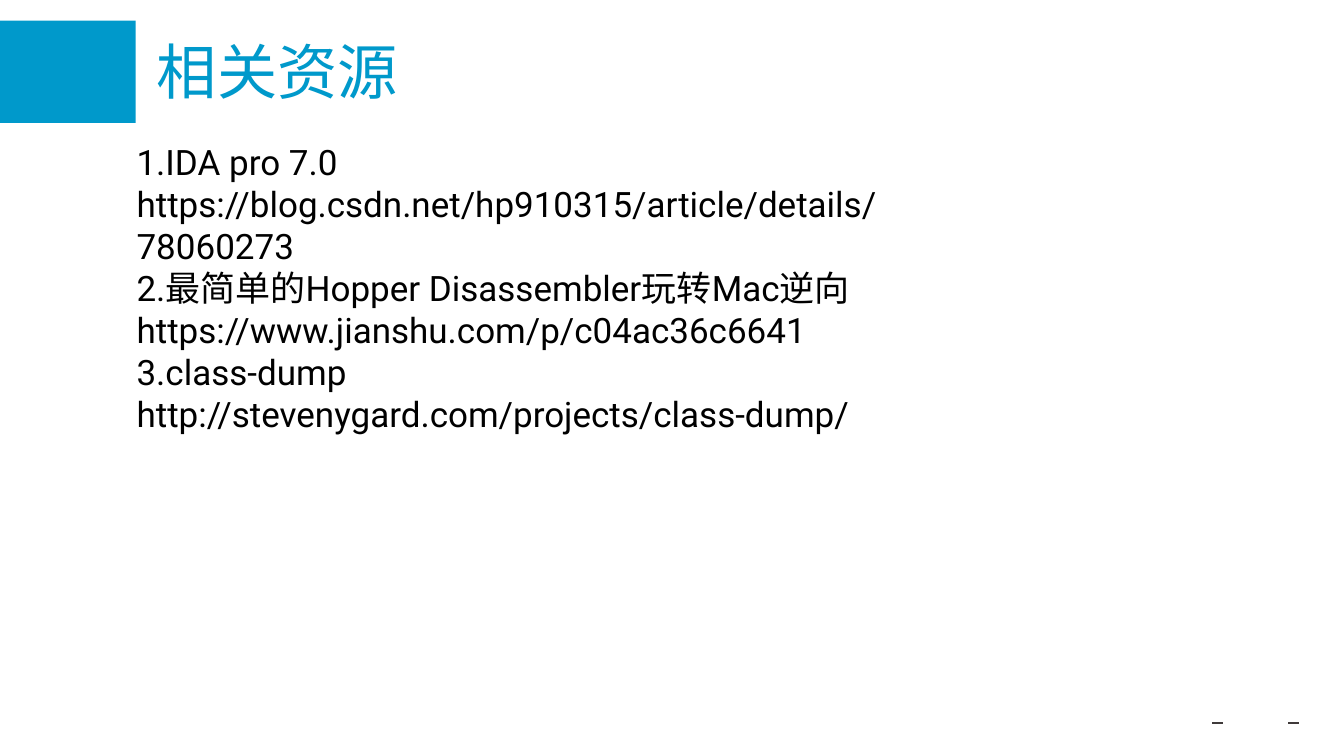
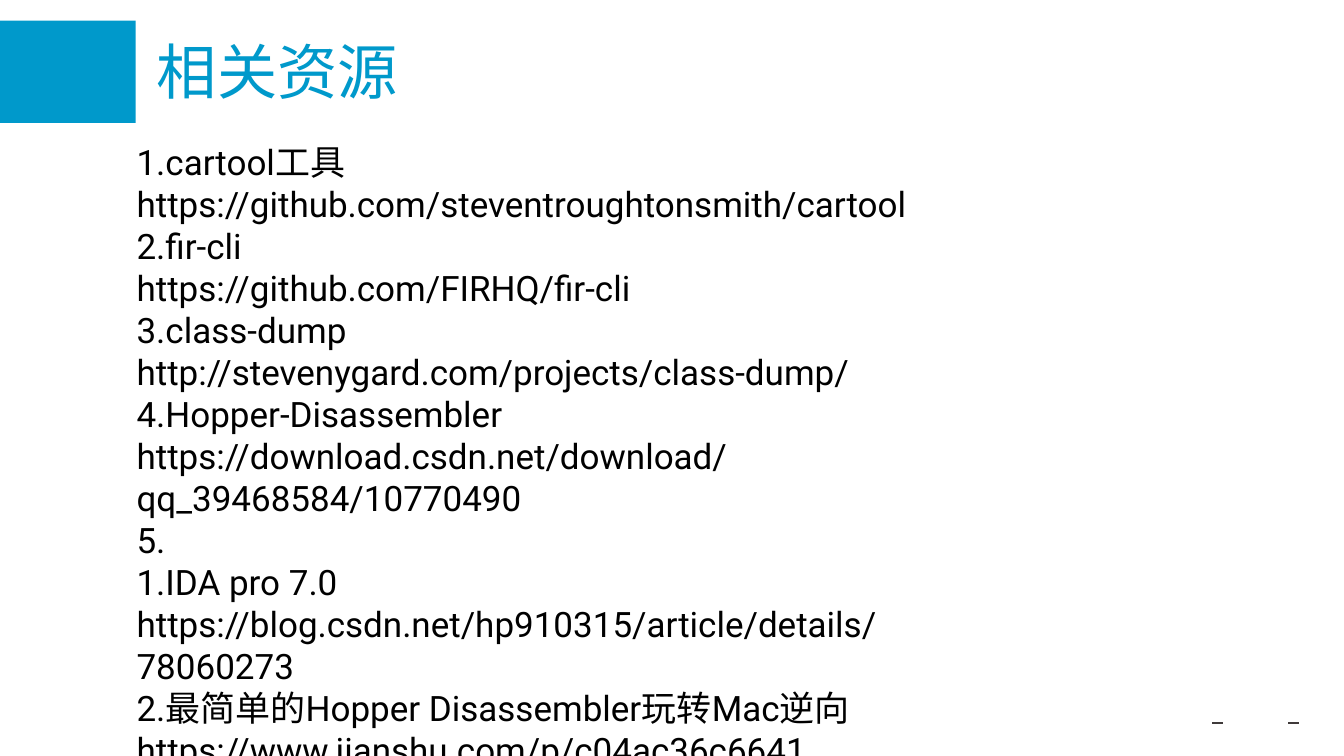
Before and after one commit to hengyizhangcn/filesBackup, a slide deck: slide 7 of IPA.pptx (slide 5 before the commit). Drawn at 1344x756 pixels with LibreOffice and Linux fonts; fonts in the diff are those of the drawing; background and template pictures are left out. Boxes give left, top, right and bottom in pixels: in the first picture for what was removed or moved away, otherwise in the second. Text is boxed around its words. In the diff, an @@ line names an element or a change of style, - is before the commit and + after.

```diff
--- a/IPA.pptx
+++ b/IPA.pptx
@@ text at (137, 147, 906, 554): paragraphs added @@
+1.cartool工具
+https://github.com/steventroughtonsmith/cartool
+2.fir-cli
+https://github.com/FIRHQ/fir-cli
+3.class-dump
+http://stevenygard.com/projects/class-dump/
+4.Hopper-Disassembler
+https://download.csdn.net/download/qq_39468584/10770490
+5.
```
Also in this commit, not shown: 5 slides added, 3 slides removed.
